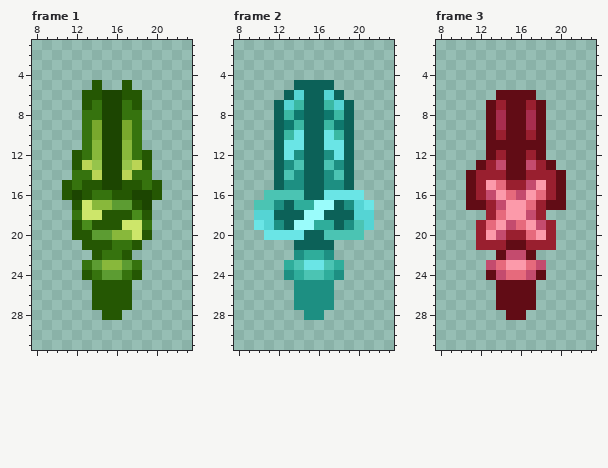
Edited in one commit: pixel-art file (SPRITES/ASEPRITE FILES/Notches_FLAT.aseprite). The first picture shows the starting point.
32x32 pixels, 10 frames. Shown: frame 1: x 8..23, y 1..31; frame 2: x 8..23, y 1..31; frame 3: x 8..23, y 1..31. The commit also changed other frames, which this record leaves out.
The same view after the edit:
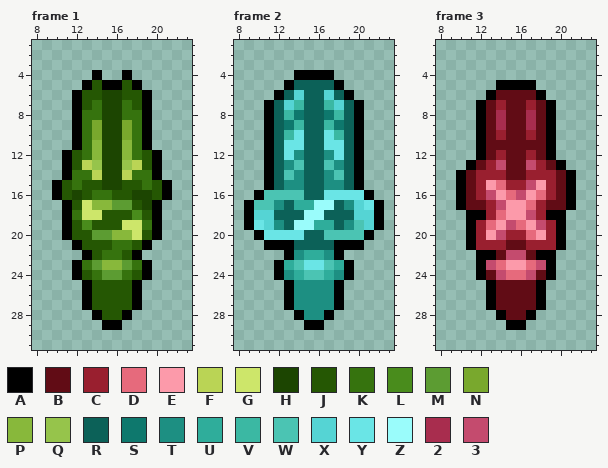
Palette (. is transparent): A #000000  B #610c15  C #991f2f  D #e66a7c  E #fc9aaa  F #bad455  G #cde66a  H #1c4501  J #255703  K #36730e  L #498c1c  M #5c9c32  N #79a82d  P #88b83b  Q #96c44b  R #0c6158  S #0e786d  T #1d8f82  U #2fad9b  V #3bb8a3  W #4bc4b3  X #55d4d4  Y #6ae5e6  Z #9afcfb  2 #a82d4e  3 #c44b6e
From old to new:
Frame 1:
y 4: x 14 . -> A; x 17 . -> A
y 5: x 13 . -> A; x 15..16 .. -> AA; x 18 . -> A
y 6..11: x 12 . -> A; x 19 . -> A
y 12..14: x 11 . -> A; x 20 . -> A
y 15..16: x 10 . -> A; x 21 . -> A
y 17..20: x 11 . -> A; x 20 . -> A
y 21: x 12 . -> A; x 19 . -> A
y 22: x 13 . -> A; x 18 . -> A
y 23..24: x 12 . -> A; x 19 . -> A
y 25..27: x 13 . -> A; x 18 . -> A
y 28: x 14 . -> A; x 17 . -> A
y 29: x 15..16 .. -> AA
Frame 2:
y 4: x 14..17 .... -> AAAA
y 5: x 13 . -> A; x 18 . -> A
y 6: x 12 . -> A; x 19 . -> A
y 7..15: x 11 . -> A; x 20 . -> A
y 16: x 10 . -> A; x 21 . -> A
y 17..19: x 9 . -> A; x 22 . -> A
y 20: x 10 . -> A; x 21 . -> A
y 21: x 11..13 ... -> AAA; x 18..20 ... -> AAA
y 22: x 13 . -> A; x 18 . -> A
y 23..24: x 12 . -> A; x 19 . -> A
y 25..27: x 13 . -> A; x 18 . -> A
y 28: x 14 . -> A; x 17 . -> A
y 29: x 15..16 .. -> AA
Frame 3:
y 5: x 14..17 .... -> AAAA
y 6: x 13 . -> A; x 18 . -> A
y 7..12: x 12 . -> A; x 19 . -> A
y 13: x 11 . -> A; x 20 . -> A
y 14..17: x 10 . -> A; x 21 . -> A
y 18: x 11..12 .. -> AA; x 19..20 .. -> AA
y 19..21: x 11 . -> A; x 20 . -> A
y 22: x 12..13 .. -> AA; x 18..19 .. -> AA
y 23..24: x 12 . -> A; x 19 . -> A
y 25..27: x 13 . -> A; x 18 . -> A
y 28: x 14 . -> A; x 17 . -> A
y 29: x 15..16 .. -> AA
Changed places in both pictures, as pixel boxes (x1, y1, x2, y2):
added: (52, 70, 172, 330)
added: (244, 70, 384, 330)
added: (456, 80, 576, 330)
